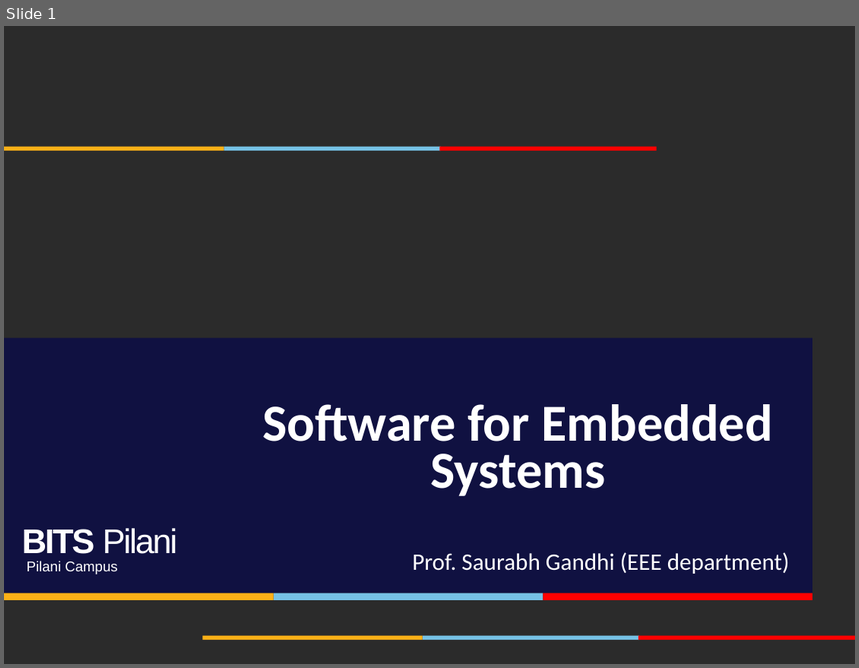
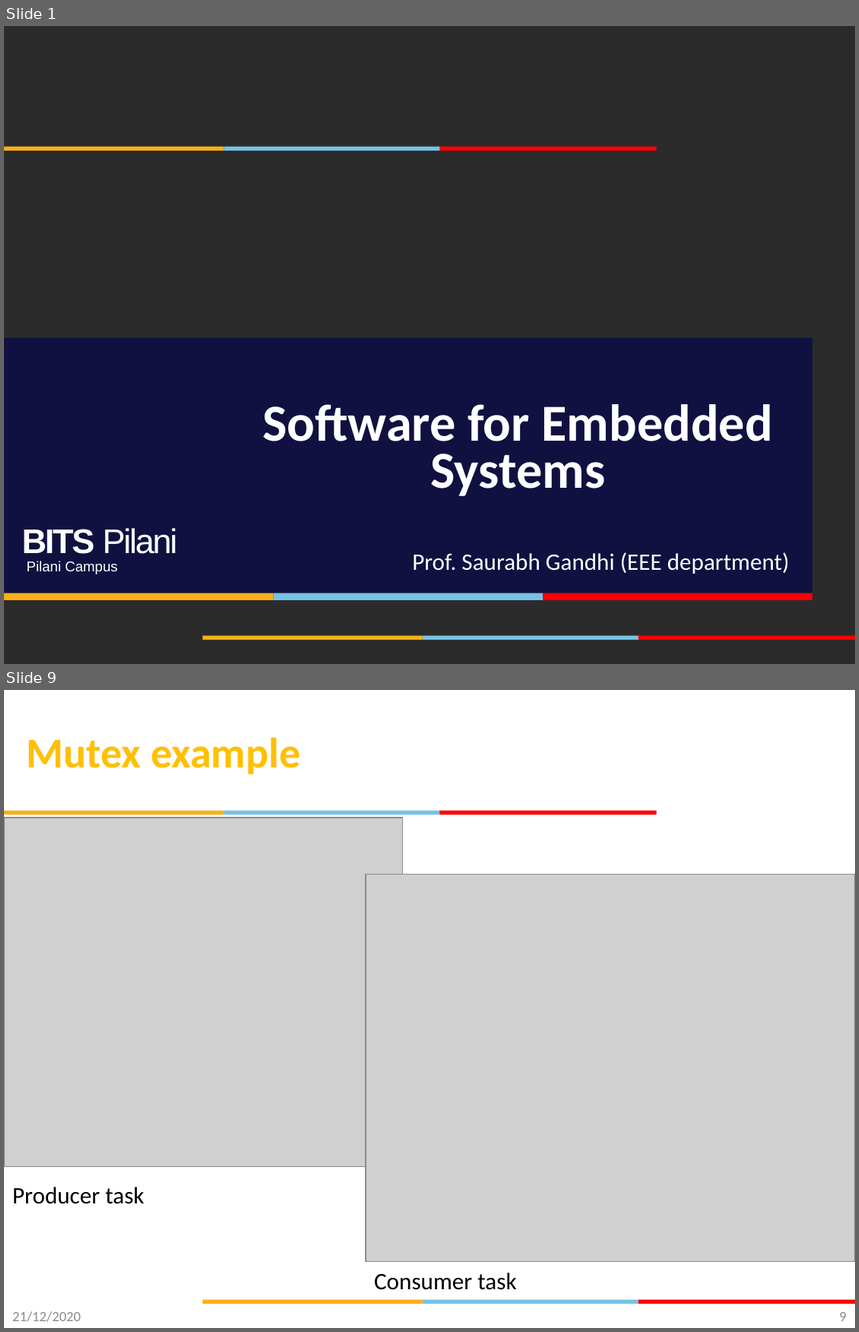
Before and after one commit to gsaurabhr-teaching/csg523-material, a slide deck: Lec-29-ipc.pptx. Shown one above the other, each under a label of ours: slide 1 before the commit, slides 1 and 9 after it; the slides between them are not shown. The pictures are 859x668 and 859x1332 pixels, drawn with LibreOffice and Linux fonts; fonts in the diff are those of the drawing; grey boxes stand for pictures; background and template pictures are left out; a plain dark background stands for a picture behind light text. Boxes give left, top, right and bottom in pixels: in the first picture for what was removed or moved away, otherwise in the second. Text is boxed around its words. In the diff, an @@ line names an element or a change of style, - is before the commit and + after.

```diff
--- a/Lec-29-ipc.pptx
+++ b/Lec-29-ipc.pptx
@@ slide 9 added at box(4, 690, 855, 1328), background #FFFFFF; not listed: 6 template elements that a slide beside it also shows @@
@@ title added at box(27, 737, 300, 774), 36 pt, text #FFC000, bold @@
+Mutex example
@@ picture added at box(4, 818, 402, 1167) @@
@@ picture added at box(366, 875, 855, 1262) @@
@@ text added at box(12, 1187, 144, 1205), 20 pt, text #000000 @@
+Producer task
@@ text added at box(374, 1273, 516, 1290), 20 pt, text #000000 @@
+Consumer task
@@ text added at box(12, 1312, 81, 1322), 12 pt, text #8C8C8C @@
+21/12/2020
@@ page number added at box(839, 1312, 846, 1322), 12 pt, text #898989 @@
+9
```
Also in this commit, not shown: 13 other slides added.
